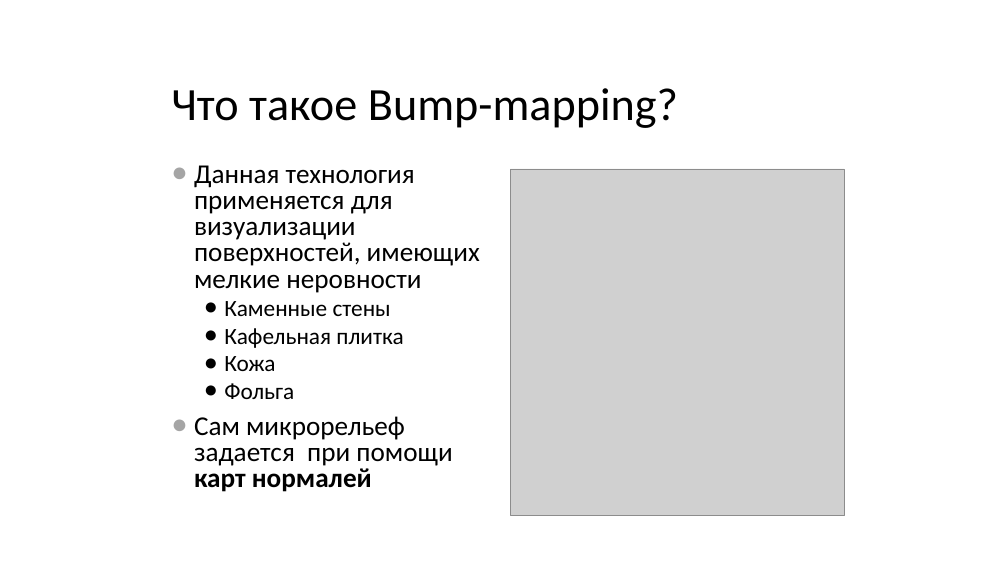
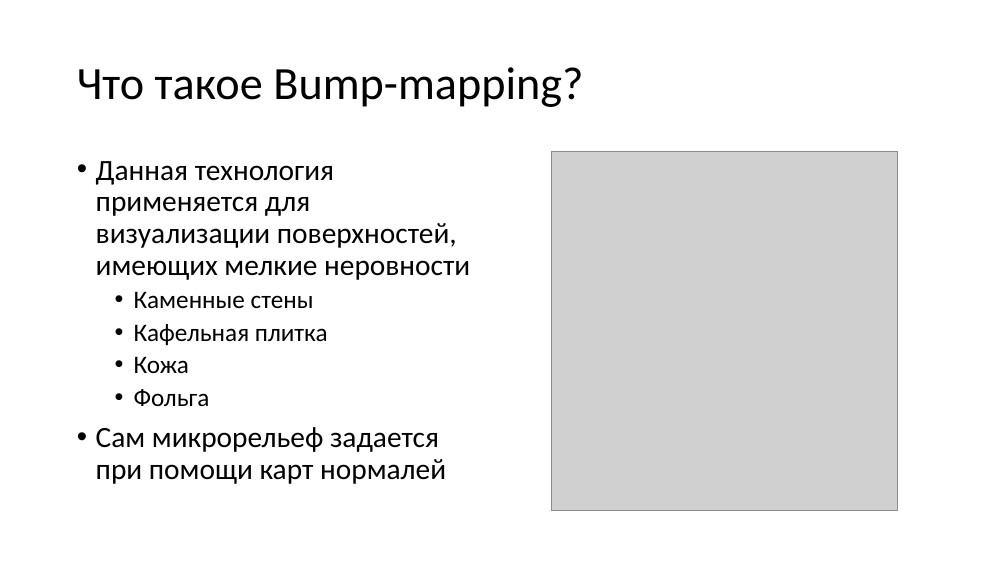
Before and after one commit to alexey-malov/cg-course, a slide deck: slide 18 of lectures/08 - Практическое использование шейдеров.pptx. Drawn at 1008x567 pixels with LibreOffice and Linux fonts; fonts in the diff are those of the drawing; grey boxes stand for pictures. Boxes give left, top, right and bottom in pixels: in the first picture for what was removed or moved away, otherwise in the second. Text is boxed around its words. In the diff, an @@ line names an element or a change of style, - is before the commit and + after.

```diff
--- a/lectures/08 - Практическое использование шейдеров.pptx
+++ b/lectures/08 - Практическое использование шейдеров.pptx
@@ title "Что такое Bump-mapping?": place and size @@
-title "Что такое Bump-mapping?" at (171,88,678,128)
+title "Что такое Bump-mapping?" at (77,67,583,107)
@@ text "Данная технология применяется для визуализации ...": place and size @@
-text "Данная технология применяется для визуализации ..." at (194,165,480,492)
+text "Данная технология применяется для визуализации ..." at (96,161,470,484)
@@ text "Данная технология применяется для визуализации ..." at (96,161,470,484): size 25.9 to 28 pt in "Данная технология применяется для визуализации поверхностей, ...", "Сам микрорельеф задается при помощи карт нормалей"; size 22.2 to 24 pt in "Каменные стены", "Кафельная плитка", "Кожа", "Фольга"; bold off in "карт нормалей"; bullet ● to •; line spacing 0.8 to 0.9 @@
@@ picture: place and size @@
-picture at (510,169,845,515)
+picture at (551,151,898,511)
```
Also in this commit, not shown: 10 other slides changed, 16 slides added, 22 other files.
